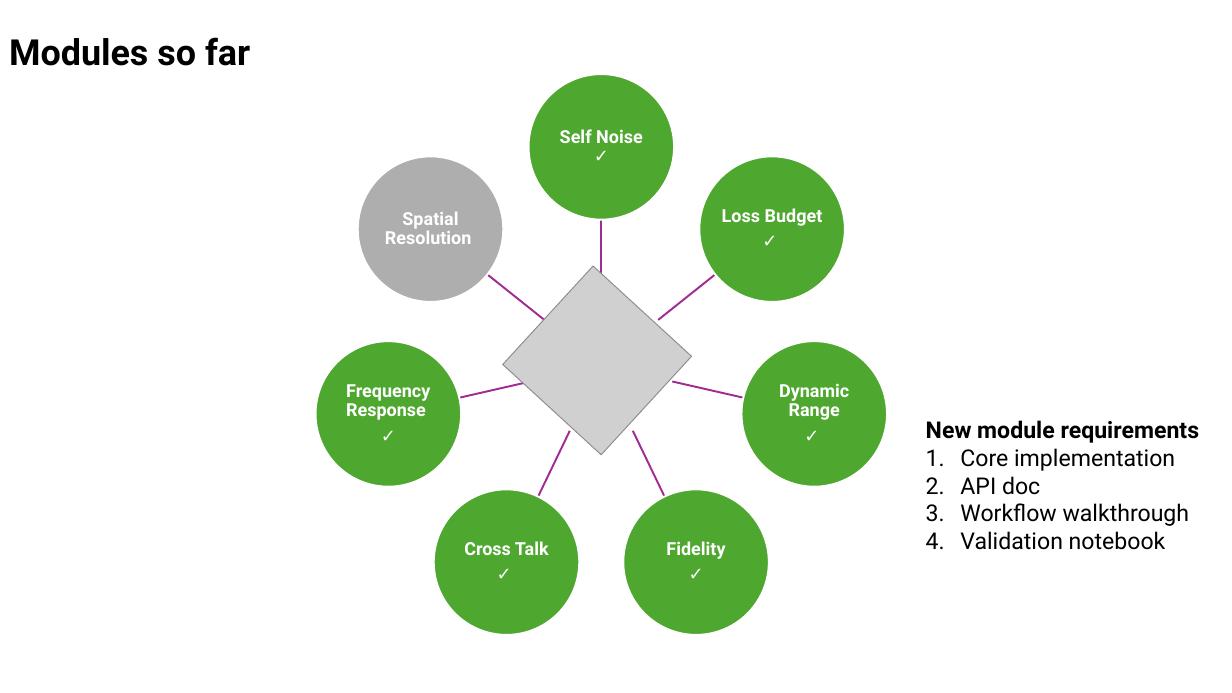
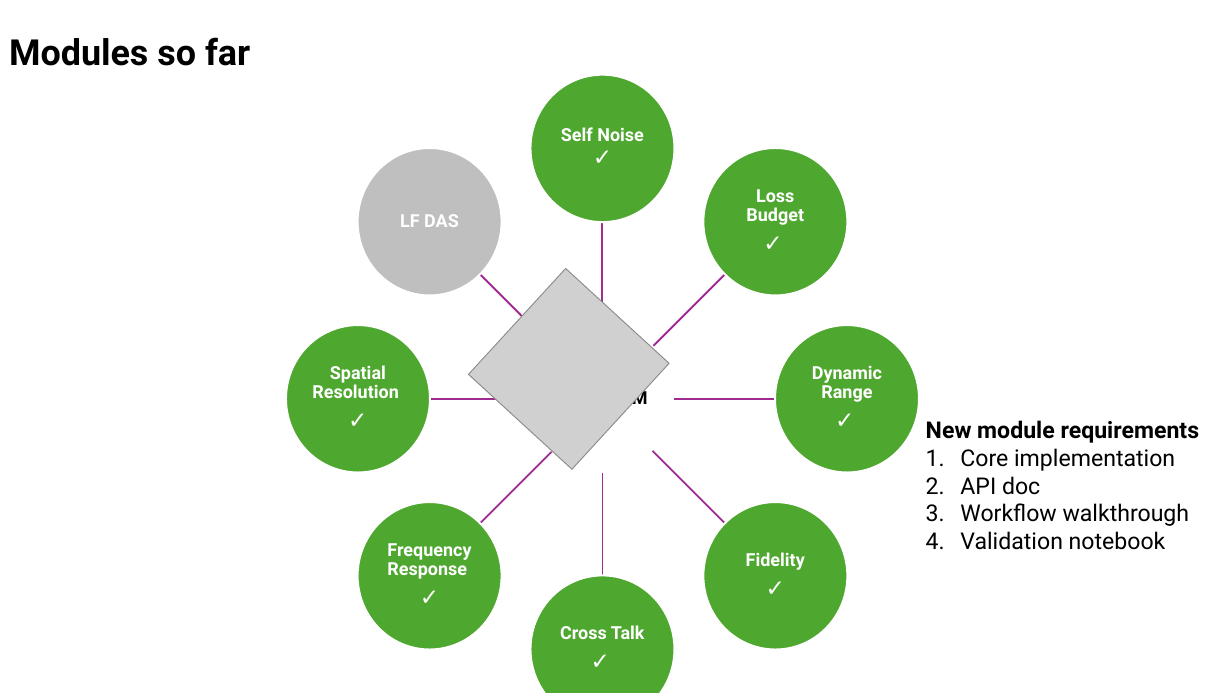
Before and after one commit to SEAFOM-Fiber-Optic-Monitoring-Group/pySEAFOM, a slide deck: slide 6 of pySEAFOM_updates.pptx. Drawn at 1232x693 pixels with LibreOffice and Linux fonts; fonts in the diff are those of the drawing; grey boxes stand for pictures; background and template pictures are left out. Boxes give left, top, right and bottom in pixels: in the first picture for what was removed or moved away, otherwise in the second. Text is boxed around its words. In the diff, an @@ line names an element or a change of style, - is before the commit and + after.

Commit message:
added spatial resolution to the doc website

```diff
--- a/pySEAFOM_updates.pptx
+++ b/pySEAFOM_updates.pptx
@@ text "Self Noise ✓" at [561,127,644,141]: size 14 to 18 pt, font Roboto to Lato, bold on in "✓" @@
@@ ellipse: place and size @@
-ellipse at [358,156,504,302]
+ellipse at [358,148,502,296]
@@ ellipse at [358,148,502,296]: fill #AEAEAE to #BFBFBF @@
@@ ellipse: place and size @@
-ellipse at [700,156,846,302]
+ellipse at [703,148,848,296]
@@ text "Loss Budget": place and size @@
-text "Loss Budget" at [722,208,823,226]
+text "Loss Budget" at [746,189,804,225]
@@ text added at [400,214,459,227], 14 pt, text #FFFFFF, bold @@
+LF DAS
@@ freeform shape: place and size @@
-freeform shape at [600,220,603,293]
+freeform shape at [601,223,604,325]
@@ picture: place and size @@
-picture at [503,266,692,456]
+picture at [469,268,670,469]
@@ freeform shape at [479,273,553,347]: rotation 218 to 225 degrees; outline redrawn @@
@@ freeform shape at [652,273,726,347]: rotation 321 to 315 degrees; outline redrawn @@
@@ ellipse: place and size @@
-ellipse at [316,341,462,487]
+ellipse at [287,325,431,473]
@@ ellipse: place and size @@
-ellipse at [529,293,675,439]
+ellipse at [531,325,675,473]
@@ ellipse: place and size @@
-ellipse at [741,341,887,487]
+ellipse at [775,325,920,473]
@@ text at [312,365,399,398]: paragraph added @@
+✓
@@ text "Spatial Resolution": place and size @@
-text "Spatial Resolution" at [385,212,472,244]
+text "Spatial Resolution" at [312,365,399,398]
@@ text "pySEAFOM" rewrapped from [550,314,653,417] to [557,388,647,410] @@
@@ text "Dynamic Range": place and size @@
-text "Dynamic Range" at [779,383,849,420]
+text "Dynamic Range" at [812,365,882,402]
@@ freeform shape at [430,397,531,400]: rotation 167 to 180 degrees; outline redrawn @@
@@ freeform shape at [675,397,775,400]: rotation 12 to 0 degrees; outline redrawn @@
@@ freeform shape at [480,451,553,524]: rotation 115 to 135 degrees; outline redrawn @@
@@ freeform shape added at [601,473,604,576], outline #A02B93 1.5 pt @@
@@ freeform shape at [652,450,726,525]: rotation 64 to 45 degrees; outline redrawn @@
@@ ellipse: place and size @@
-ellipse at [433,490,579,636]
+ellipse at [358,502,502,650]
@@ ellipse: place and size @@
-ellipse at [624,490,770,636]
+ellipse at [703,502,848,650]
@@ size 14 to 18 pt, font Roboto to Lato, bold on in "✓"; more space between paragraphs in 5 elements at [746,189,804,225], [812,365,882,402], [746,552,805,570], [560,625,645,639], [387,543,471,579] @@
@@ text "Frequency Response": place and size @@
-text "Frequency Response" at [346,384,430,420]
+text "Frequency Response" at [387,543,471,579]
@@ text "Fidelity": place and size @@
-text "Fidelity" at [666,541,725,559]
+text "Fidelity" at [746,552,805,570]
@@ ellipse added at [531,576,675,693], fill #4EA72E, outline #FFFFFF 1.5 pt @@
@@ text "Cross Talk": place and size @@
-text "Cross Talk" at [464,541,549,555]
+text "Cross Talk" at [560,625,645,639]
```
Also in this commit, not shown: 24 other files.
